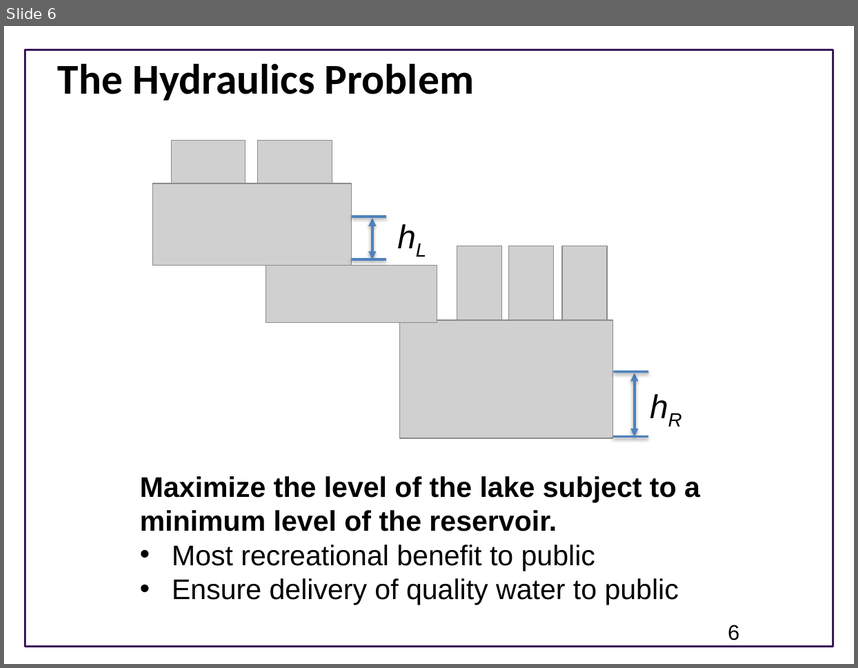
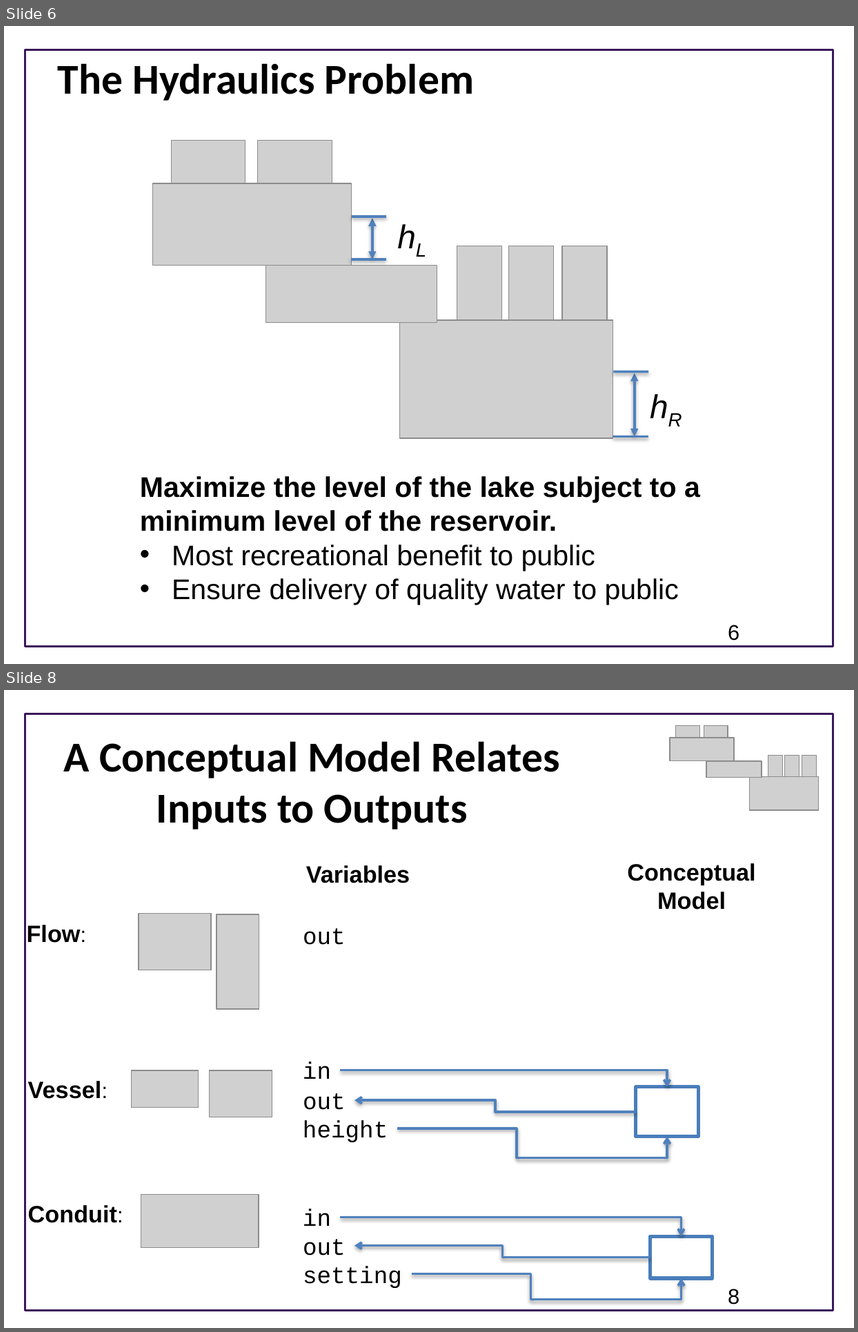
Before and after one commit to ModelEngineering/advancing-biomedical-models, a slide deck: Lectures/CSE 599V Lecture 2- Modeling Essentials.pptx. Shown one above the other, each under a label of ours: slide 6 before the commit, slides 6 and 8 after it; the slides between them are not shown. The pictures are 858x668 and 858x1332 pixels, drawn with LibreOffice and Linux fonts; fonts in the diff are those of the drawing; grey boxes stand for pictures; background and template pictures are left out. Boxes give left, top, right and bottom in pixels: in the first picture for what was removed or moved away, otherwise in the second. Text is boxed around its words. In the diff, an @@ line names an element or a change of style, - is before the commit and + after.

```diff
--- a/Lectures/CSE 599V Lecture 2- Modeling Essentials.pptx
+++ b/Lectures/CSE 599V Lecture 2- Modeling Essentials.pptx
@@ slide 8 added at (4, 690, 854, 1328), background #FFFFFF; not listed: 1 template element that a slide beside it also shows @@
@@ title added at (64, 741, 560, 829), 36 pt, text #000000, bold @@
+A Conceptual Model Relates Inputs to Outputs
@@ group added at (670, 726, 818, 811): 8 pictures @@
@@ text added at (306, 865, 410, 883), 20 pt, text #000000, bold @@
+Variables
@@ text added at (627, 863, 755, 909), 20 pt, text #000000, bold @@
+Conceptual
+Model
@@ picture added at (139, 914, 210, 971) @@
@@ picture added at (217, 914, 259, 1009) @@
@@ text added at (27, 925, 81, 943), 20 pt, text #000000, bold @@
+Flow:
@@ text added at (303, 928, 346, 945), 20 pt, text #000000 @@
+out
@@ text added at (303, 1061, 331, 1078), 20 pt, text #000000 @@
+in
@@ text added at (28, 1081, 102, 1098), 20 pt, text #000000, bold @@
+Vessel:
@@ picture added at (132, 1070, 199, 1107) @@
@@ picture added at (210, 1070, 272, 1116) @@
@@ elbow arrow added from (341, 1070) to (667, 1087), #4F81BD 2 pt @@
@@ text added at (303, 1093, 346, 1110), 20 pt, text #000000 @@
+out
@@ elbow arrow added from (635, 1112) to (355, 1100), #4F81BD 2 pt @@
@@ rectangle added at (635, 1087, 697, 1136), outline #4B7EBC 3 pt @@
@@ text added at (303, 1120, 388, 1142), 20 pt, text #000000 @@
+height
@@ elbow arrow added from (397, 1129) to (667, 1136), #4F81BD 2 pt @@
@@ text added at (28, 1205, 117, 1223), 20 pt, text #000000, bold @@
+Conduit:
@@ picture added at (141, 1194, 258, 1247) @@
@@ text added at (303, 1208, 331, 1225), 20 pt, text #000000 @@
+in
@@ elbow arrow added from (341, 1217) to (682, 1236), #4F81BD 2 pt @@
@@ text added at (303, 1239, 346, 1255), 20 pt, text #000000 @@
+out
@@ elbow arrow added from (650, 1257) to (355, 1245), #4F81BD 2 pt @@
@@ rectangle added at (650, 1236, 712, 1277), outline #4B7EBC 3 pt @@
@@ text added at (303, 1265, 402, 1288), 20 pt, text #000000 @@
+setting
@@ elbow arrow added from (412, 1273) to (682, 1279), #4F81BD 2 pt @@
@@ page number added at (728, 1288, 740, 1304), 18 pt, text #000000 @@
+8
```
Also in this commit, not shown: 1 slide changed, 3 other slides added, 1 slide removed.
